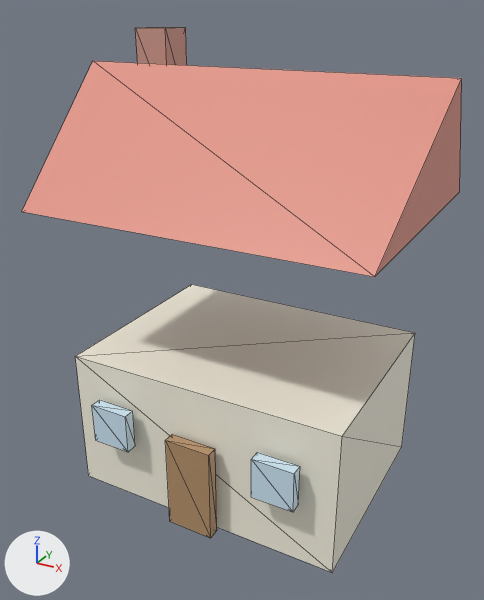
An edit to the glTF model public/studio/v2.15.0/d_house/model.glb, drawn before and after from the same camera.
Camera for both pictures: a 50 mm camera at (2.56, -4.82, 4.13) aimed at (-0.03, -0.11, 1.77). Every picture has the same lights, and +X, +Y and +Z are marked at lower left. The first picture is the older version. Mesh edges are drawn as thin lines. Where no turn or scale is listed for an object, it has been applied to the vertices.

Names of what the first picture shows: 'part0', 'part1', 'part2', 'part4', 'part5', 'part6'.
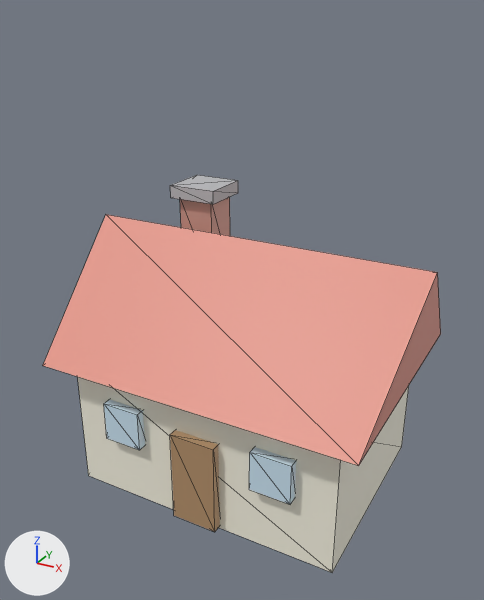
Location of each change, [x1, y1, x2, y2] in pixels of the pictures (484 x 600 px):
'part1', moved: before [22, 61, 462, 277]; after [43, 215, 441, 466]
'part4', moved: before [165, 434, 217, 538]; after [170, 430, 220, 532]
'part2', moved: before [135, 27, 187, 65]; after [180, 197, 230, 236]
'part6', moved: before [251, 452, 300, 512]; after [249, 447, 296, 504]
'part5', moved: before [92, 400, 135, 452]; after [104, 399, 145, 450]
'part0', unchanged, covered by the edit: before [75, 285, 415, 573]; after [78, 377, 409, 573]
'part3', unchanged, uncovered by the edit: after [170, 175, 238, 204]

The change in detail:
me_geometry_1 is used by ob_part1; location (0.0, 0.0, 0.0).
me_geometry_1 had 6 vertices, 8 faces and spanned x -1.58..1.58, y -1.15..1.15, z 2.64..3.69.
me_geometry_1 now has 6 vertices, 8 faces and spans x -1.58..1.58, y -1.15..1.15, z 1.25..2.3.
me_geometry_1 part 1: the whole mesh is moved by (0.0, 0.0, -1.39).
me_geometry_2 is used by ob_part2; location (0.0, 0.0, 0.0).
me_geometry_2 had 8 vertices, 12 faces and spanned x -1.604..-1.264, y 0.667..1.007, z 3.138..3.938.
me_geometry_2 now has 8 vertices, 12 faces and spans x -0.89..-0.55, y 0.25..0.59, z 1.7..2.5.
me_geometry_2 part 2: the whole mesh is moved by (0.714, -0.417, -1.438).
me_geometry_4 is used by ob_part4; location (0.0, 0.0, 0.0).
me_geometry_4 had 8 vertices, 12 faces and spanned x -0.21..0.21, y -1.096..-0.996, z 0.006..0.856.
me_geometry_4 now has 8 vertices, 12 faces and spans x -0.21..0.21, y -1.03..-0.93, z 0.02..0.87.
me_geometry_4 part 3: the whole mesh is moved by (0.0, 0.066, 0.014).
me_geometry_5 is used by ob_part5; location (0.0, 0.0, 0.0).
me_geometry_5 had 8 vertices, 12 faces and spanned x -0.96..-0.6, y -1.111..-1.011, z 0.611..0.971.
me_geometry_5 now has 8 vertices, 12 faces and spans x -0.9..-0.54, y -1.03..-0.93, z 0.6..0.96.
me_geometry_5 part 4: the whole mesh is moved by (0.06, 0.081, -0.011).
me_geometry_6 is used by ob_part6; location (0.0, 0.0, 0.0).
me_geometry_6 had 8 vertices, 12 faces and spanned x 0.6..0.96, y -1.111..-1.011, z 0.611..0.971.
me_geometry_6 now has 8 vertices, 12 faces and spans x 0.54..0.9, y -1.03..-0.93, z 0.6..0.96.
me_geometry_6 part 5: the whole mesh is moved by (-0.06, 0.081, -0.011).
